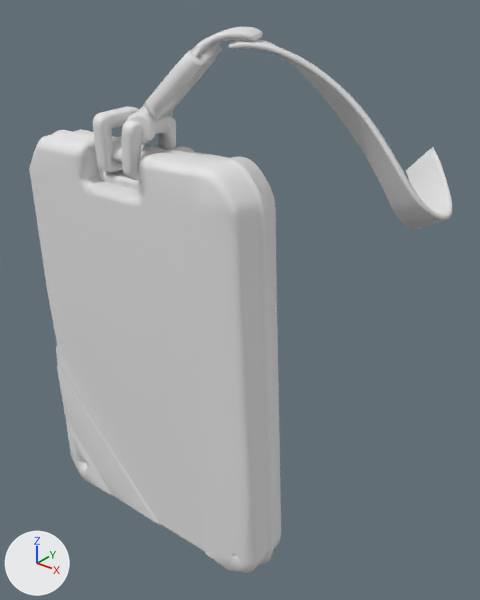
The FBX model Assets/_Game/Resources/Art/Props/Common/key_item.fbx: old version first, new version second.
The view is the same before and after, from a camera (50 mm lens) standing at (0.563, -0.703, 0.814) and looking at (0.001, -0.001, 0.378). Arrows for +X, +Y and +Z are at lower left; the lights stay in place. The older version comes first. Materials are left out; every surface is plain grey. Where no turn or scale is listed for an object, it has been applied to the vertices.

Objects in the first picture: 'key_item'.
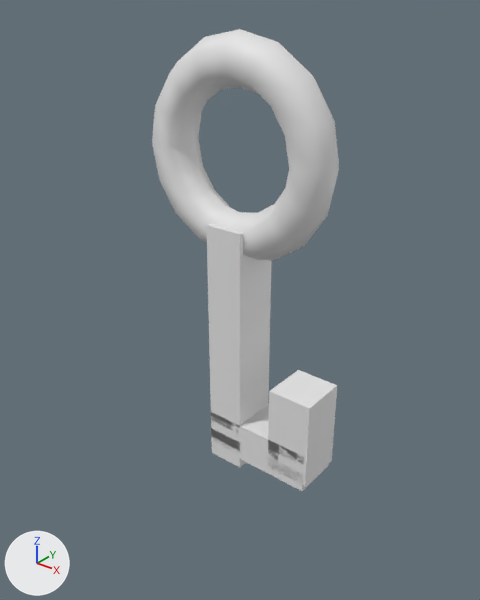
Where the change shows, as pixel boxes (x1, y1, x2, y2) in the pictures (480 x 600 px):
'key_item', reshaped (56% narrower, 15% shorter)
    before: (29, 27, 452, 573)
    after: (152, 29, 339, 491)
part 1 of me_key_item, added
    after: (152, 29, 339, 261)
part 2 of me_key_item, added
    after: (206, 224, 272, 467)
part 3 of me_key_item, added
    after: (211, 404, 329, 491)
part 4 of me_key_item, added
    after: (268, 370, 337, 486)
part 5 of me_key_item, deleted
    before: (29, 129, 281, 573)
part 6 of me_key_item, deleted
    before: (227, 39, 452, 230)
part 7 of me_key_item, deleted
    before: (97, 140, 165, 190)
part 8 of me_key_item, deleted
    before: (122, 115, 176, 180)
part 9 of me_key_item, deleted
    before: (93, 107, 145, 173)
part 10 of me_key_item, deleted
    before: (126, 38, 222, 123)
part 11 of me_key_item, deleted
    before: (193, 27, 263, 59)
part 12 of me_key_item, deleted
    before: (129, 113, 157, 144)

The edits, one by one:
me_key_item is used by ob_key_item; location (0.0, 0.0, 0.0).
me_key_item had 1557 vertices, 1777 faces and spanned x -0.282..0.282, y -0.155..0.155, z 0.0..0.76.
me_key_item now has 120 vertices, 114 faces and spans x -0.155..0.155, y -0.037..0.038, z 0.1..0.755.
me_key_item part 1: a new loose piece, a torus around y (ring radius 0.12, tube radius 0.035) spanning x -0.155..0.155, y -0.03..0.03, z 0.445..0.755.
me_key_item part 2: a new loose piece, a box spanning x -0.03..0.03, y -0.037..0.038, z 0.1..0.5.
me_key_item part 3: a new loose piece, a box spanning x -0.03..0.15, y -0.037..0.038, z 0.118..0.183.
me_key_item part 4: a new loose piece, a box spanning x 0.085..0.155, y -0.037..0.038, z 0.13..0.27.
me_key_item part 5: the loose piece of 626 vertices spanning x -0.282..0.15, y -0.155..-0.066, z 0.0..0.623 is deleted.
me_key_item part 6: the loose piece of 230 vertices spanning x 0.027..0.282, y -0.076..0.155, z 0.526..0.748 is deleted.
me_key_item part 7: the loose piece of 145 vertices spanning x -0.149..-0.034, y -0.129..-0.088, z 0.56..0.619 is deleted.
me_key_item part 8: the loose piece of 116 vertices spanning x -0.071..-0.037, y -0.154..-0.077, z 0.581..0.658 is deleted.
me_key_item part 9: the loose piece of 112 vertices spanning x -0.134..-0.112, y -0.142..-0.065, z 0.578..0.658 is deleted.
me_key_item part 10: the loose piece of 107 vertices spanning x -0.103..0.024, y -0.135..-0.034, z 0.631..0.75 is deleted.
me_key_item part 11: the loose piece of 100 vertices spanning x -0.021..0.071, y -0.096..-0.012, z 0.718..0.76 is deleted.
me_key_item part 12: the loose piece of 65 vertices spanning x -0.067..-0.03, y -0.144..-0.118, z 0.629..0.665 is deleted.
Other edits to the shape of me_key_item do not show in these pictures.
